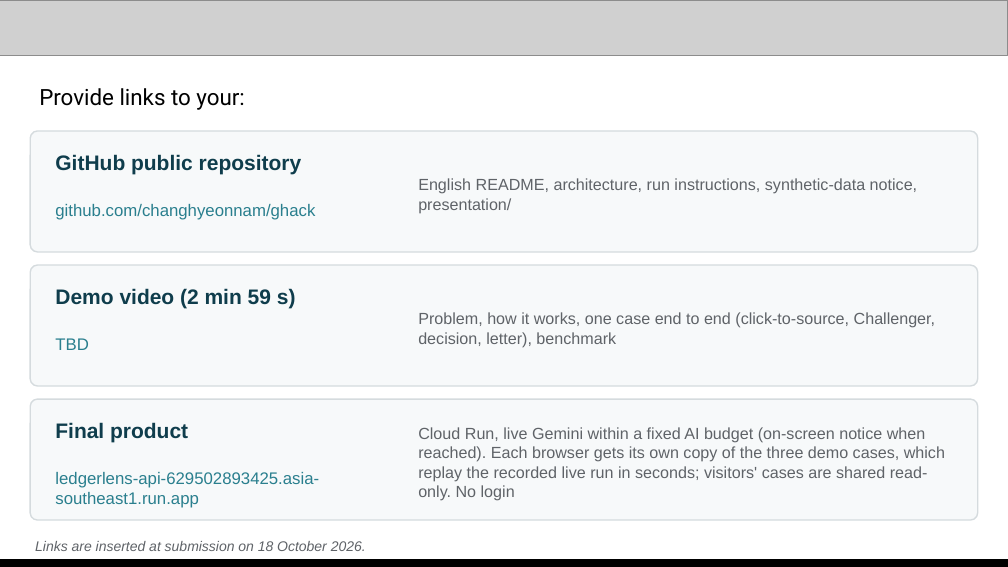
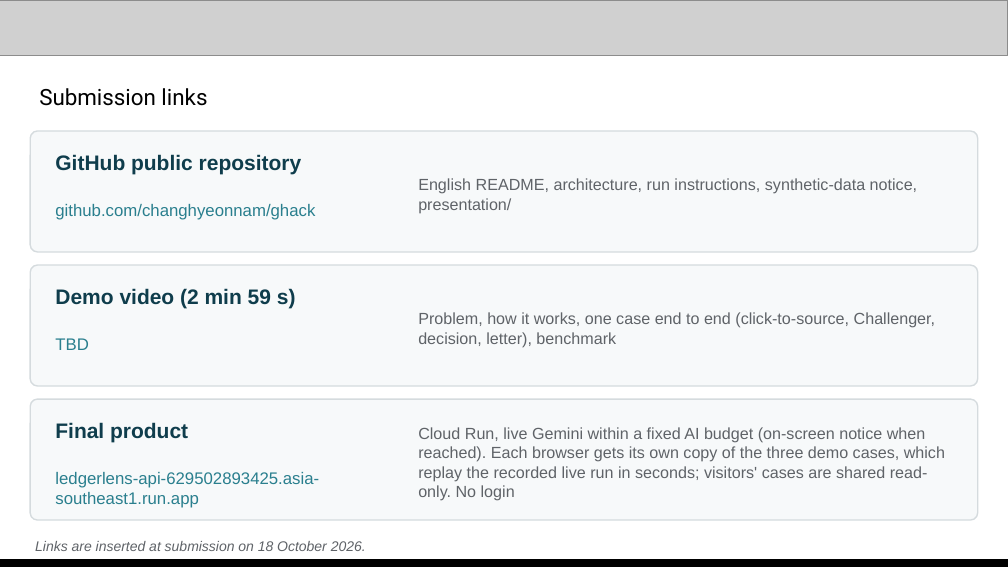
Before and after one commit to changhyeonnam/ghack, a slide deck: slide 14 of presentation/LedgerLens_AI_Builder_Cup_Submission.pptx. Drawn at 1008x567 pixels with LibreOffice and Linux fonts; fonts in the diff are those of the drawing; grey boxes stand for pictures. Boxes give left, top, right and bottom in pixels: in the first picture for what was removed or moved away, otherwise in the second. Text is boxed around its words. In the diff, an @@ line names an element or a change of style, - is before the commit and + after.

Commit message:
Copy edit README and deck text; strip image metadata; budget cap wording
- README and deck copy reads more naturally; numbers, names, URLs and code unchanged.
- Remove embedded tool metadata from screenshot and diagram images (pixels unchanged).
- Tech slide: the USD cap is shared by all instances (persisted), not per process.

```diff
--- a/presentation/LedgerLens_AI_Builder_Cup_Submission.pptx
+++ b/presentation/LedgerLens_AI_Builder_Cup_Submission.pptx
@@ text at box(39, 88, 207, 106): text changed @@
-Provide links to your:
+Submission links
```
Also in this commit, not shown: 12 other slides changed, 15 other files.
